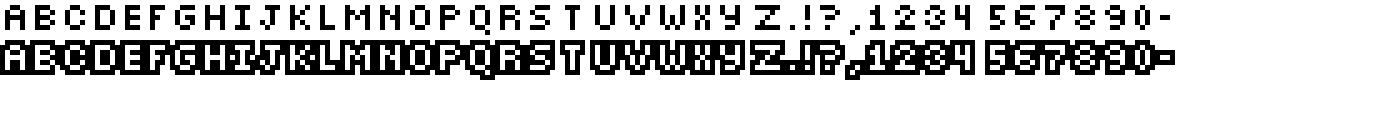
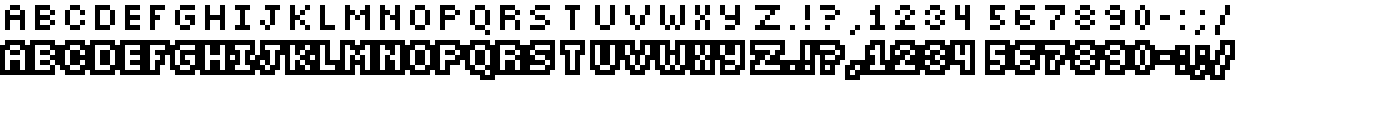
The second (1400, 140) image is a revision of the first. Changes to its layers:
painted on "Background copy" over [1175, 40, 1235, 80]
painted on "Background" over [1180, 5, 1230, 35]
